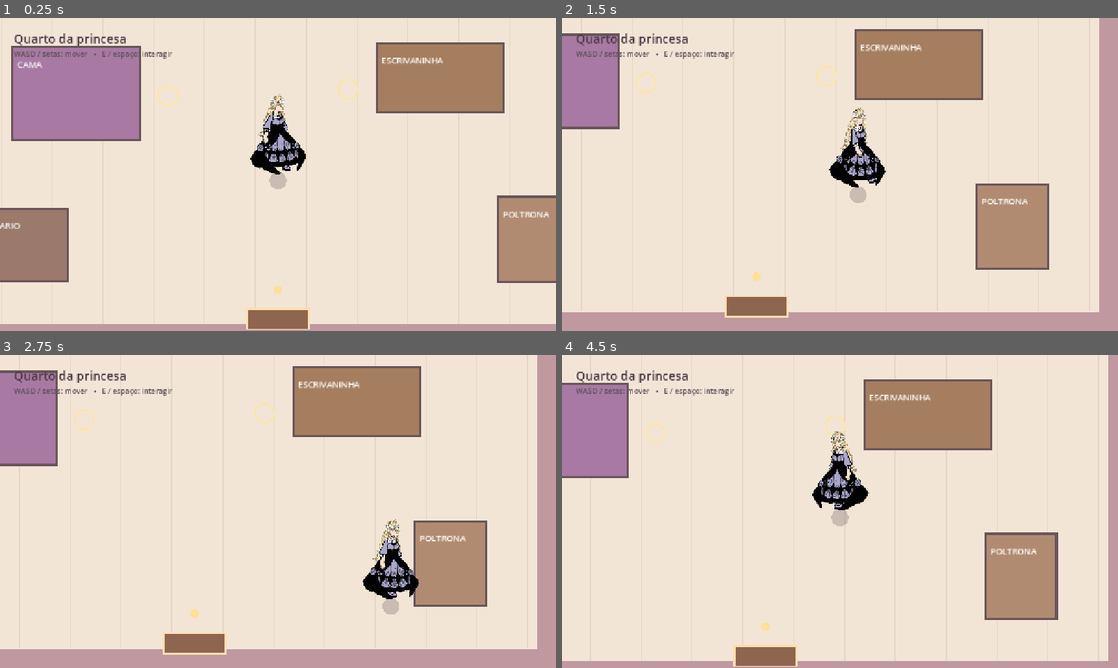
Above: before the commit, frames 1-4 (two rows, left to right).
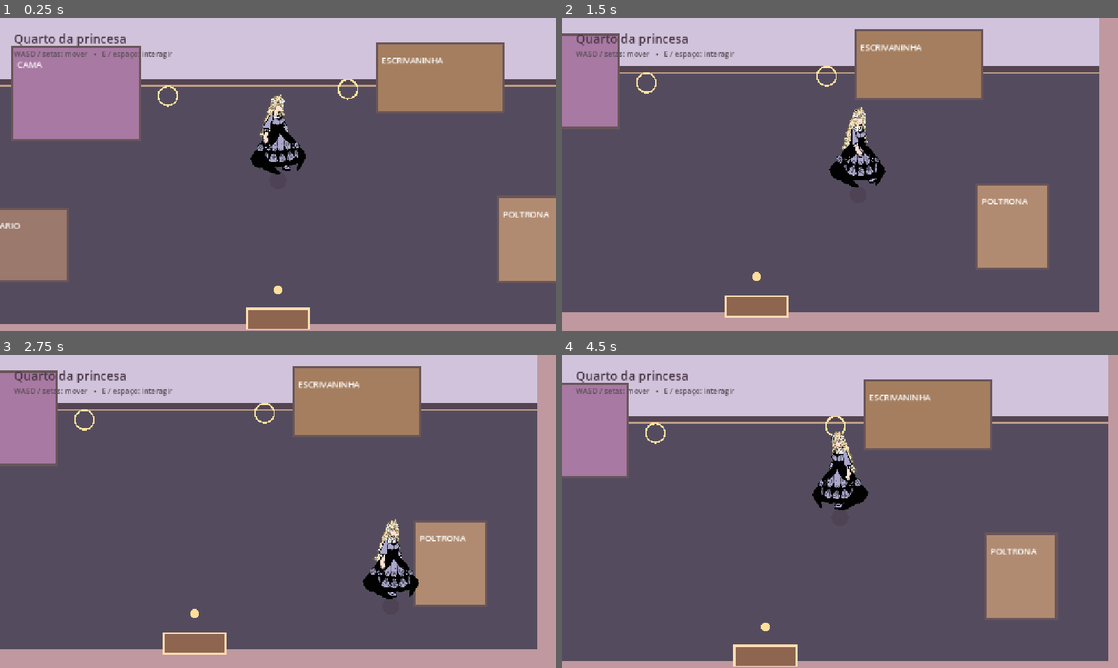
Above: after the commit, the same moments.

Repository: nestarasup-sys/jogo-novo
Game: Godot game, scene res://scenes/main.tscn
The game is run twice, just before and just after one commit, with the same random seed, the same clock (stepped at 60 frames per second) and the same inputs.
Inputs (mouse positions are in pixels of both pictures, inside the frame that each line leads up to):
- Up to frame 1 (0.25 s): no input
- Up to frame 2 (1.5 s): tap Enter at 0.5, 1.35 s; move the mouse to (962, 158) at 0.52 s; hold D (move_right) 0.53-1.28 s; tap E (interact) at 0.6 s; click (962, 158) at 0.67 s; tap Space at 0.77 s; move the mouse to (728, 190) at 1.27 s; hold S (move_down) from 1.28 s (still down)
- Up to frame 3 (2.75 s): tap Space at 1.52 s; move the mouse to (333, 442) at 2.02 s; release S (move_down) at 2.03 s; hold D (move_right) from 2.03 s (still down); tap E (interact) at 2.1 s
- Up to frame 4 (4.5 s): move the mouse to (812, 574) at 2.77 s; release D (move_right) at 2.78 s; hold W (move_up) 2.78-3.53 s; tap Enter at 2.85, 4.35 s; click (812, 574) at 2.92 s; tap Space at 3.02, 3.77 s; move the mouse to (1006, 558) at 3.52 s; hold A (move_left) from 3.53 s (still down); tap E (interact) at 3.6 s; move the mouse to (673, 464) at 4.27 s

The runs differ from the first frame. In frame 1, 77% of the frame differs, in the area x 0-100%, y 0-98%; in frame 2, 76%; in frame 3, 76%; in frame 4, 81%, in the area x 0-99%, y 0-98%.

Commit message:
feat: bedroom wallpaper/floor rendering and unified 130pct camera — scripts/prototype_map.gd

Diff:
--- a/scripts/prototype_map.gd
+++ b/scripts/prototype_map.gd
@@ -5,12 +5,21 @@
 
 const SIZE := Vector2(1280, 720)
 const WALL := 34.0
+const BEDROOM_WALL_HEIGHT: float = 260.0
+# Assets opcionais até o Codex publicar o pacote binário; sem arquivos, usa placeholders.
+const BEDROOM_FLOOR_PATH: String = "res://assets/environments/bedroom/floor_wood.jpg"
+const BEDROOM_WALL_PATH: String = "res://assets/environments/bedroom/wallpaper.jpg"
+var bedroom_floor_texture: Texture2D
+var bedroom_wall_texture: Texture2D
 var props: Array[Dictionary] = []
 var interactions: Array[Dictionary] = []
 var floor_color: Color = Color("#eadcc9")
 var border_color: Color = Color("#b7a18d")
 
 func _ready() -> void:
+    texture_repeat = CanvasItem.TEXTURE_REPEAT_ENABLED
+    if map_id == "bedroom":
+        _load_bedroom_textures()
     _create_boundary()
     match map_id:
         "bedroom": _create_bedroom()
@@ -18,6 +27,16 @@
         "garden": _create_garden()
         _: push_error("Unknown map_id: " + map_id)
     queue_redraw()
+
+func _load_bedroom_textures() -> void:
+    if ResourceLoader.exists(BEDROOM_FLOOR_PATH, "Texture2D"):
+        bedroom_floor_texture = load(BEDROOM_FLOOR_PATH) as Texture2D
+    else:
+        push_warning("Textura de chão ausente; usando placeholder: " + BEDROOM_FLOOR_PATH)
+    if ResourceLoader.exists(BEDROOM_WALL_PATH, "Texture2D"):
+        bedroom_wall_texture = load(BEDROOM_WALL_PATH) as Texture2D
+    else:
+        push_warning("Textura de parede ausente; usando placeholder: " + BEDROOM_WALL_PATH)
 
 func _add_wall(rect: Rect2) -> void:
     var body := StaticBody2D.new()
@@ -95,9 +114,20 @@
     elif map_id == "corridor":
         draw_rect(Rect2(515, 36, 250, 648), Color(Color("#a75e67"), 0.62))
         draw_rect(Rect2(538, 36, 204, 648), Color(Color("#d8b07e"), 0.35))
-    else:
-        for x in range(60, 1240, 90):
-            draw_line(Vector2(x, 35), Vector2(x, 685), Color(Color("#b49a86"), 0.22), 2.0)
+    elif map_id == "bedroom":
+        # Parede e piso como fundos separados, antes dos móveis e portas.
+        # Texturas são repetidas horizontalmente sem ampliar colisões ou spawns.
+        var wall_rect := Rect2(0.0, 0.0, SIZE.x, BEDROOM_WALL_HEIGHT)
+        var floor_rect := Rect2(0.0, BEDROOM_WALL_HEIGHT, SIZE.x, SIZE.y - BEDROOM_WALL_HEIGHT)
+        draw_rect(wall_rect, Color("#d2c3dc"))
+        draw_rect(floor_rect, Color("#544c5e"))
+        if bedroom_wall_texture != null:
+            draw_texture_rect(bedroom_wall_texture, wall_rect, true)
+        if bedroom_floor_texture != null:
+            draw_texture_rect(bedroom_floor_texture, floor_rect, true)
+        # Friso de separação, discreto e legível mesmo antes dos móveis reais.
+        draw_rect(Rect2(0.0, BEDROOM_WALL_HEIGHT - 9.0, SIZE.x, 12.0), Color("#544451"))
+        draw_line(Vector2(0, BEDROOM_WALL_HEIGHT + 3.0), Vector2(SIZE.x, BEDROOM_WALL_HEIGHT + 3.0), Color("#be9e85"), 3.0)
     for p in props:
         var rect: Rect2 = p["rect"]
         draw_rect(rect, p["color"])
